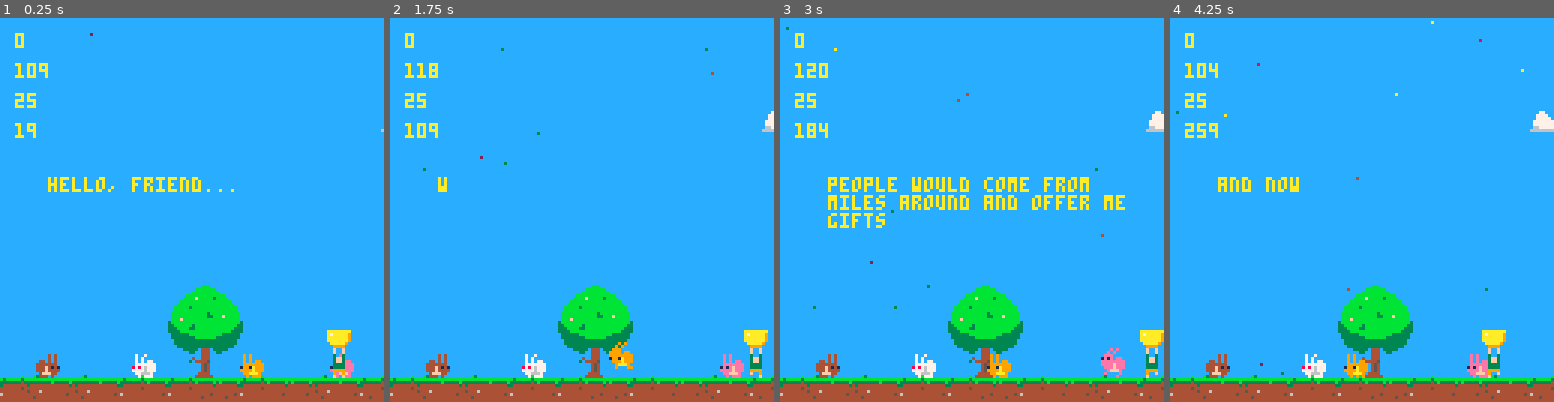
Above: before the commit, frames 1-4 (left to right).
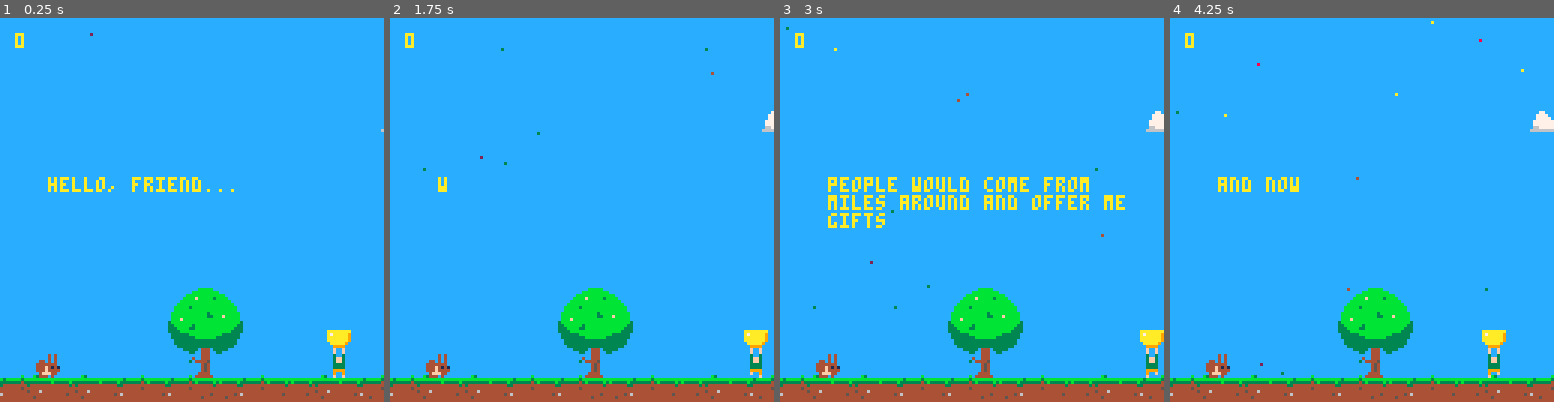
Above: after the commit, the same moments.

Repository: karlweir/PICO-8
Game: PICO-8 cartridge luna lupis.p8
Same seed, same stepped clock (60 frames per second), same inputs: the game is played once before the commit and once after it.
Inputs:
- Up to frame 1 (0.25 s): no input
- Up to frame 2 (1.75 s): tap X (X key) at 0.33, 1.07 s; tap O (Z key) at 0.7, 1.7 s; hold Right from 1.6 s (still down)
- Up to frame 3 (3 s): tap X (X key) at 1.85, 2.97 s; release Right at 2.1 s; tap O (Z key) at 2.1, 2.5, 2.9 s; hold Up 2.15-2.42 s; hold Right from 2.47 s (still down)
- Up to frame 4 (4.25 s): release Right at 3.03 s; hold Left 3.08-3.58 s; tap O (Z key) at 3.3, 3.7, 4.1 s; hold Down 3.63-3.97 s; hold Right from 4.02 s (still down); tap X (X key) at 4.08 s

The runs differ from the first frame. In frame 1, 1.1% of the frame differs, in the area x 3-93%, y 11-94%; in frame 2, 1.3%; in frame 3, 1.3%, in the area x 3-90%, y 11-94%; in frame 4, 1.3%.

Commit message:
merged luna test into this file as no longer needed

Diff:
--- a/luna lupis.p8
+++ b/luna lupis.p8
@@ -42,7 +45,6 @@
 dialog:queue("anyway... ")
 dialog:queue("have fun catching whatever those things are falling from the sky")
 dialog:queue("maybe you'll be able to make some use of them")
-dialog:queue("in fact, come speak to me once you've collected 20 of those things and i'll show you their true power!")
 end
 -->8
 -- update function
@@ -77,11 +79,11 @@
 --clear screen
  rectfill(0,0,128,128,12)
 --drawshuttle
- spr(192,52,88,4,4)
+-- spr(192,52,88,4,4)
 --draw tree
  spr(12,52,88,4,4)
 --draw moon
- --spr(196,80,15,4,4)
+-- spr(196,80,15,4,4)
 --draw clouds
  spr(32,cloud1coords[1],cloud1coords[2],4,2)
  spr(52,cloud2coords[1],cloud2coords[2],3,1)
@@ -89,13 +91,9 @@
 
 --draw bunnies
  spr(bunnies[1].spr,bunnies[1].coords[1],bunnies[1].coords[2],1,2,bunnies[1].flipped)
- if playdialog==true then
-  spr(bunnies[1].talkspr,4,50,1,2)
-
- end
- spr(bunnies[2].spr,bunnies[2].coords[1],bunnies[2].coords[2],1,2,bunnies[2].flipped)
- spr(bunnies[3].spr,bunnies[3].coords[1],bunnies[3].coords[2],1,2,bunnies[3].flipped)
- spr(bunnies[4].spr,bunnies[4].coords[1],bunnies[4].coords[2],1,2,bunnies[4].flipped)
+-- spr(bunnies[2].spr,bunnies[2].coords[1],bunnies[2].coords[2],1,2,bunnies[2].flipped)
+-- spr(bunnies[3].spr,bunnies[3].coords[1],bunnies[3].coords[2],1,2,bunnies[3].flipped)
+-- spr(bunnies[4].spr,bunnies[4].coords[1],bunnies[4].coords[2],1,2,bunnies[4].flipped)
 
 --draw player
  spr(player.spr,player.coords[1],player.coords[2])
@@ -110,9 +108,6 @@
  map(0,0,0,118)
 --draw score
  print(score,5,5,10)
- print(player.coords[1],5,15,10)
- print(partfreq,5,25,10)
- print(bunnies[1].at,5,35,10)
 --draw petals
  for particle in all(particles) do
   pset(particle.x,particle.y,particle.col)
@@ -395,7 +390,7 @@
   if particle.y >= player.coords[2]-8
   and particle.y <= player.coords[2]-6
   and particle.x >= player.coords[1]
-  and particle.x <= player.coords[1]+8 then
+  and particle.x <= player.coords[1]+7 then
    del (particles,particle)
    score += 1
    sfx(rnd(42))
@@ -450,8 +445,8 @@
 end
 __gfx__
 00000000003003000030030000300300aaaaaaaaaaaaaaaaaaaaaaaaaaaaaaaaaaaaaaaaaaaaaaaa777777771111222200000000000000000000000000000000
-00000000003ff300003ff300003ff300a7aaaaa9aaa7aaaaaaaaaaa9aaaa7aaaaaaaaaaaaaaaaa997777777711112222000000000000000bbb00000000000000
-00700700003ff300003ff300003ff300aaaaaaa90aaaaaaaaaaaaa900aa7aaaaaaaaaaaaaaaaa99077777777117777220000000000000bbbbbbb000000000000
+00000000003ff300003ff300003ff300a7aaaaa9aaa7aaaaaaaaaaa9aaaa7aaaaaaaaaaaaaaaaa99777777771111222200000000000000000000000000000000
+00700700003ff300003ff300003ff300aaaaaaa90aaaaaaaaaaaaa900aa7aaaaaaaaaaaaaaaaa990777777771177772200000000000000bbbbb0000000000000
 00077000003333000033330000333300aaaaaaa900aaaaaaaaaaa90000aaaaaaaaaaaaaaaaaa99007777777711777722000000000000bbbbbbbbb00000000000
 000770000033330000333300003333000aaaaa90000aaaaaaaa99000000aaaaaaaaaaaaaaa99900007777770337777990000000000bbbbbbbbbbbbb000000000
 007007000099990000999900009999000099990000000999999000000000099999999999999000000077770033777799000000000bbbbfbbbbb3bbbb00000000
